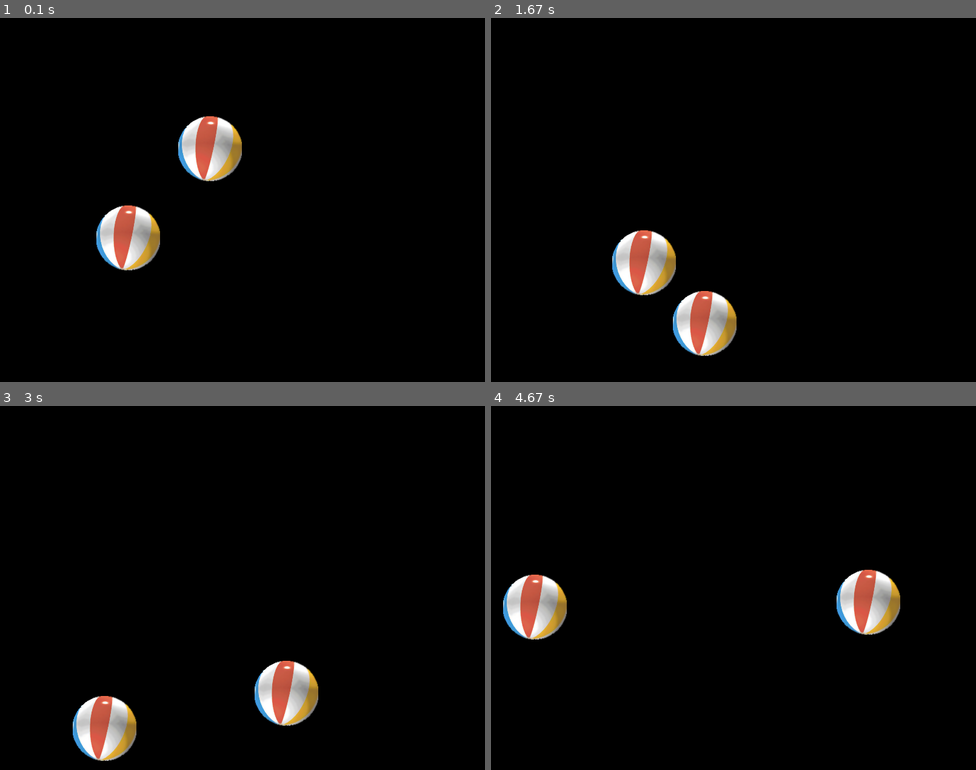
Above: before the commit, frames 1-4 (two rows, left to right).
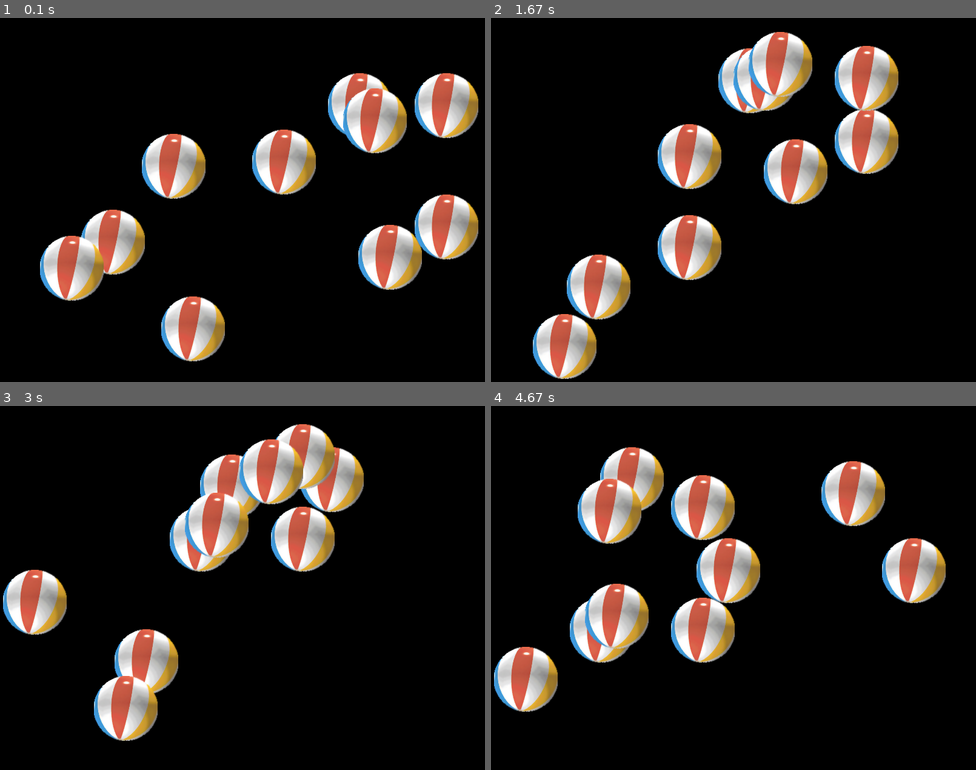
Above: after the commit, the same moments.

Repository: gogeekness/Py_Game
Game: pygame game, started from Mult_ball.py
Two runs of this game, one before a commit and one after it. Both use one fixed random seed, a clock stepped at 60 frames per second and the inputs below.
Inputs:
- Up to frame 1 (0.1 s): no input
- Up to frame 2 (1.67 s): no input
- Up to frame 3 (3 s): no input
- Up to frame 4 (4.67 s): no input

The runs differ from the first frame. In frame 1, 19% of the frame differs, in the area x 8-99%, y 15-95%; in frame 2, 20%; in frame 3, 18%; in frame 4, 21%, in the area x 0-94%, y 11-84%.

Commit message:
multi-ball working.

Diff:
--- a/Mult_ball.py
+++ b/Mult_ball.py
@@ -3,15 +3,15 @@
 
 import sys, pygame, os
 from pygame.locals import *
+import random
 
+# set size of the field
 size = width, height = 800, 600
-black = 0, 0, 0
+black = (0, 0, 0)
 speed = [3,3]
-speed2 = [-2,4]
 
-
+#define where data directory is located
 main_dir = os.path.split(os.path.abspath(__file__))[0]
-#data_dir = os.path.join(main_dir, 'data')
 
 
 def load_image(file):
@@ -21,28 +21,30 @@
         raise SystemExit('could not load ball image.')
     return image
 
+#========================================================================
 
 class Ball(pygame.sprite.Sprite):
     image = None
-    def __init__(self, pos):
-        pygame.sprite.Sprite.__init__(self)
+    def __init__(self, pos, speed):
+        pygame.sprite.Sprite.__init__(self, self.containers)
         self.image = load_image('ball.png')
         self.rect = self.image.get_rect()
         self.rect.x = pos[0]
         self.rect.y = pos[1]
+        self.speedx = speed[0] * random.choice((-1,1))
+        self.speedy = speed[1] * random.choice((-1,1))
+        #-print("Ball: ",pos[0], pos[1], self.speedx, self.speedy)
 
-    def move(self, mov):
-        self.rect.move_ip(mov)
+    def update(self):
+        #Move ball
+        self.rect.move_ip(self.speedx, self.speedy)
+        #if hit edge revsere direction
+        if self.rect.left < 0 or self.rect.right > width:
+            self.speedx = -self.speedx
+        if self.rect.top < 0 or self.rect.bottom > height:
+            self.speedy = -self.speedy
 
-        #super(Ball, self).__init__()
-
-    #def move(self.direction):
-        #ballrect = ballrect.move(speed)
-        #if ballrect.left < 0 or ballrect.right > width:
-            #speed[0] = -speed[0]
-        #if ballrect.top < 0 or ballrect.bottom > height:
-            #speed[1] = -speed[1]
-
+#=====================================================================
 
 def main():
     pygame.init()
@@ -52,12 +54,17 @@
     backscreen.fill(black)
     backscreen.blit(backscreen, (0,0))
 
-    #keep track of Sprites
     #load_image("ball.png")
+    balls = pygame.sprite.Group()
+    all = pygame.sprite.RenderUpdates()
+    Ball.containers = balls, all
+    lastball = pygame.sprite.GroupSingle()
 
-    ball1 = Ball((150, 300))
-    ball2 = Ball((300, 150))
-    all = pygame.sprite.RenderPlain(ball1, ball2)
+    for i in range (0,10):
+        #set random location for all of teh instances
+        pox = random.randrange(50, width - 100, 25)
+        poy = random.randrange(50, height - 100, 25)
+        Ball((pox,poy),(speed))
 
 
     #ballrect = ball.get_rect()
@@ -71,33 +78,20 @@
             if event.type == pygame.QUIT \
                 or (event.type == KEYDOWN and event.key == K_ESCAPE):
                     sys.exit()
+
         #clear sprites
-        #all.clear(screen, backgroud)
+        backscreen.fill(black)
+
         #update sprites
+        all.update()
 
-        backscreen.fill(black)
-        ball1.move(speed)
-        ball2.move(speed2)
-        if ball1.rect.left < 0 or ball1.rect.right > width:
-            speed[0] = -speed[0]
-        if ball1.rect.top < 0 or ball1.rect.bottom > height:
-            speed[1] = -speed[1]
-
-        if ball2.rect.left < 0 or ball2.rect.right > width:
-            speed2[0] = -speed2[0]
-        if ball2.rect.top < 0 or ball2.rect.bottom > height:
-            speed2[1] = -speed2[1]
-
-
+        #update display
         dirty = all.draw(backscreen)
         pygame.display.update(dirty)
 
         pygame.display.flip()
 
-        #redraw sprites
-        #screen.blit(ball, ballrect)
-        #dirty = all.draw(backscreen)
-        #pygame.display(dirty)
+        #timer set for 30 frames
         clock.tick(30)
 
 #This is the main_init
